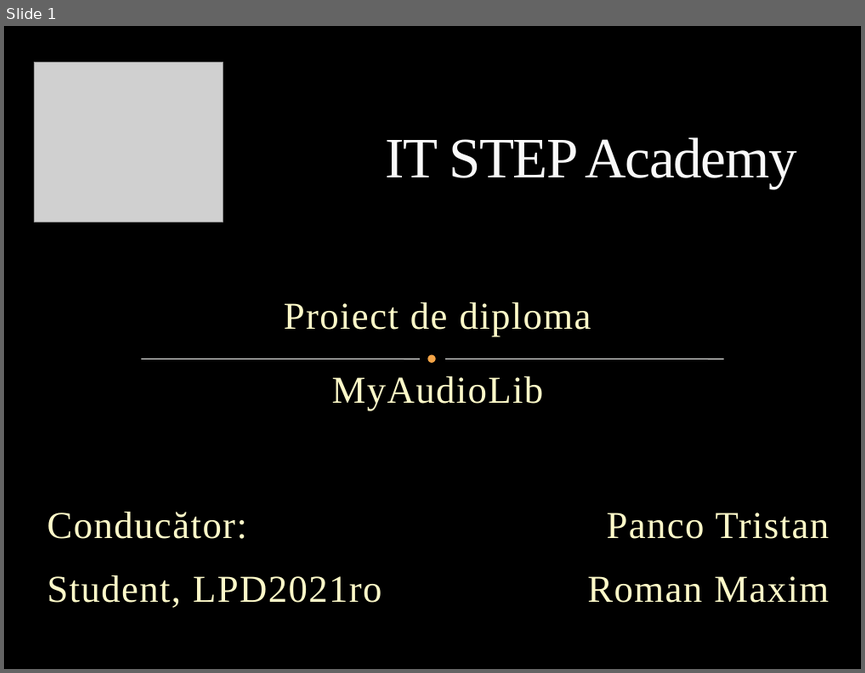
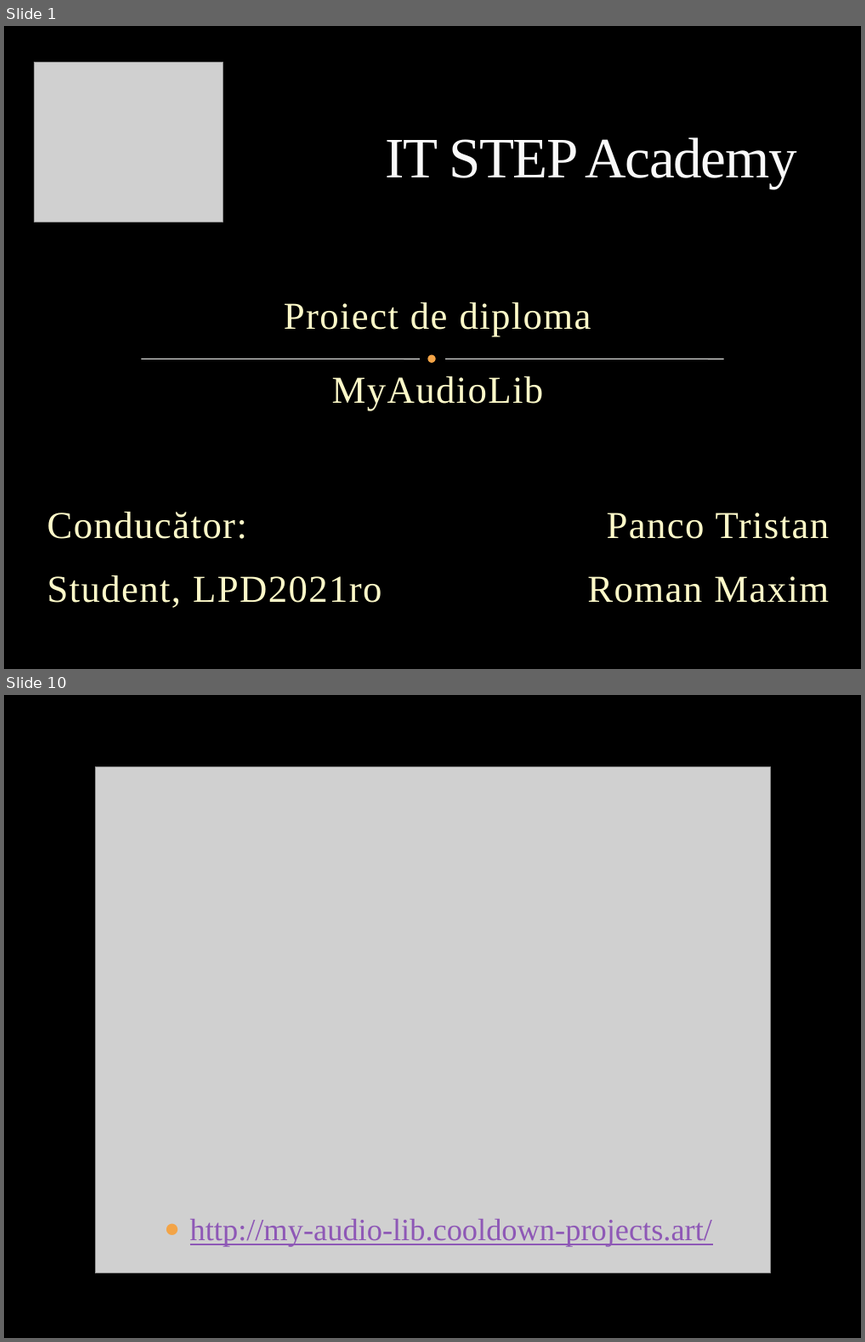
Before and after one commit to MaximRoman/examen-it-step-word, a slide deck: MyAudioLib.pptx. Shown one above the other, each under a label of ours: slide 1 before the commit, slides 1 and 10 after it; the slides between them are not shown. The pictures are 865x673 and 865x1342 pixels, drawn with LibreOffice and Linux fonts; fonts in the diff are those of the drawing; grey boxes stand for pictures; background and template pictures are left out. Boxes give left, top, right and bottom in pixels: in the first picture for what was removed or moved away, otherwise in the second. Text is boxed around its words. In the diff, an @@ line names an element or a change of style, - is before the commit and + after.

```diff
--- a/MyAudioLib.pptx
+++ b/MyAudioLib.pptx
@@ slide 10 added at <box>4,695,861,1338</box>, background picture (left out) @@
@@ picture added at <box>95,767,770,1273</box> @@
@@ text added at <box>190,1219,712,1246</box>, 26 pt, text #8E58B6, underline @@
+● http://my-audio-lib.cooldown-projects.art/
```
Also in this commit, not shown: 2 slides changed, 6 other slides added, 1 slide removed, 1 other file.
